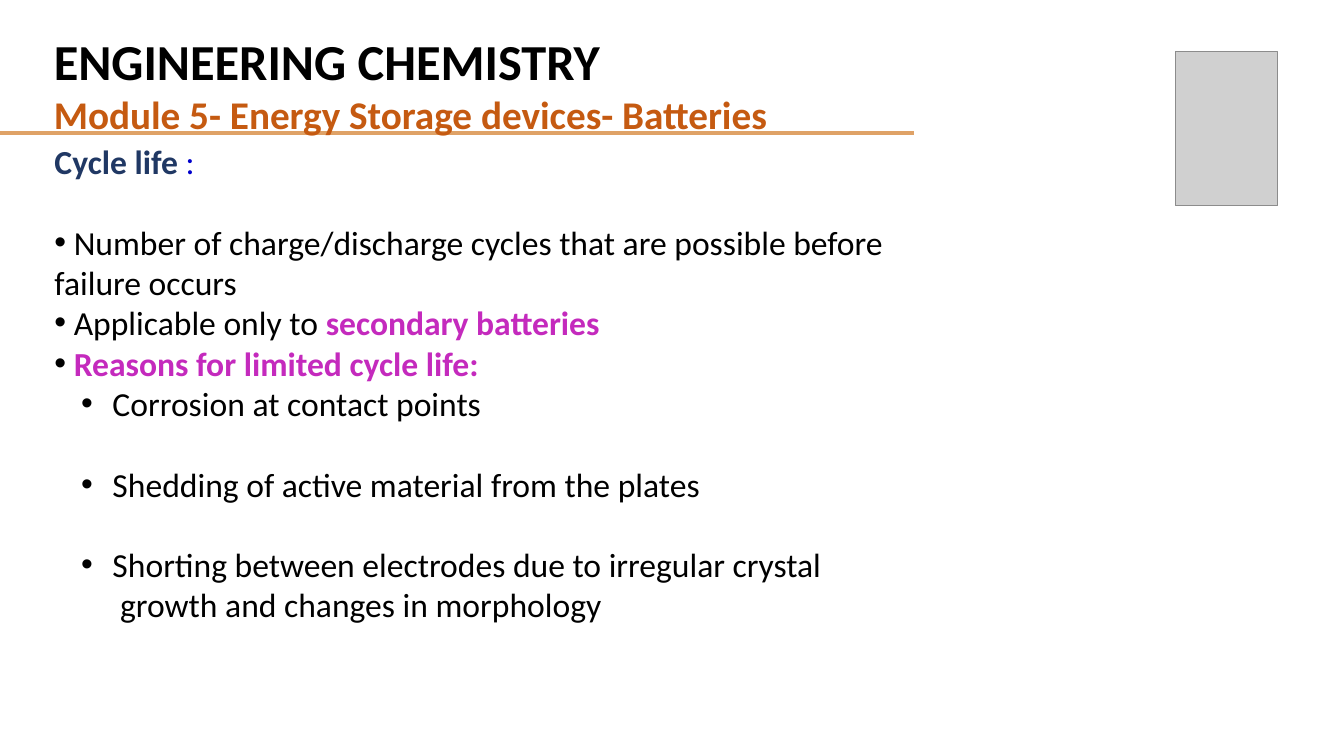
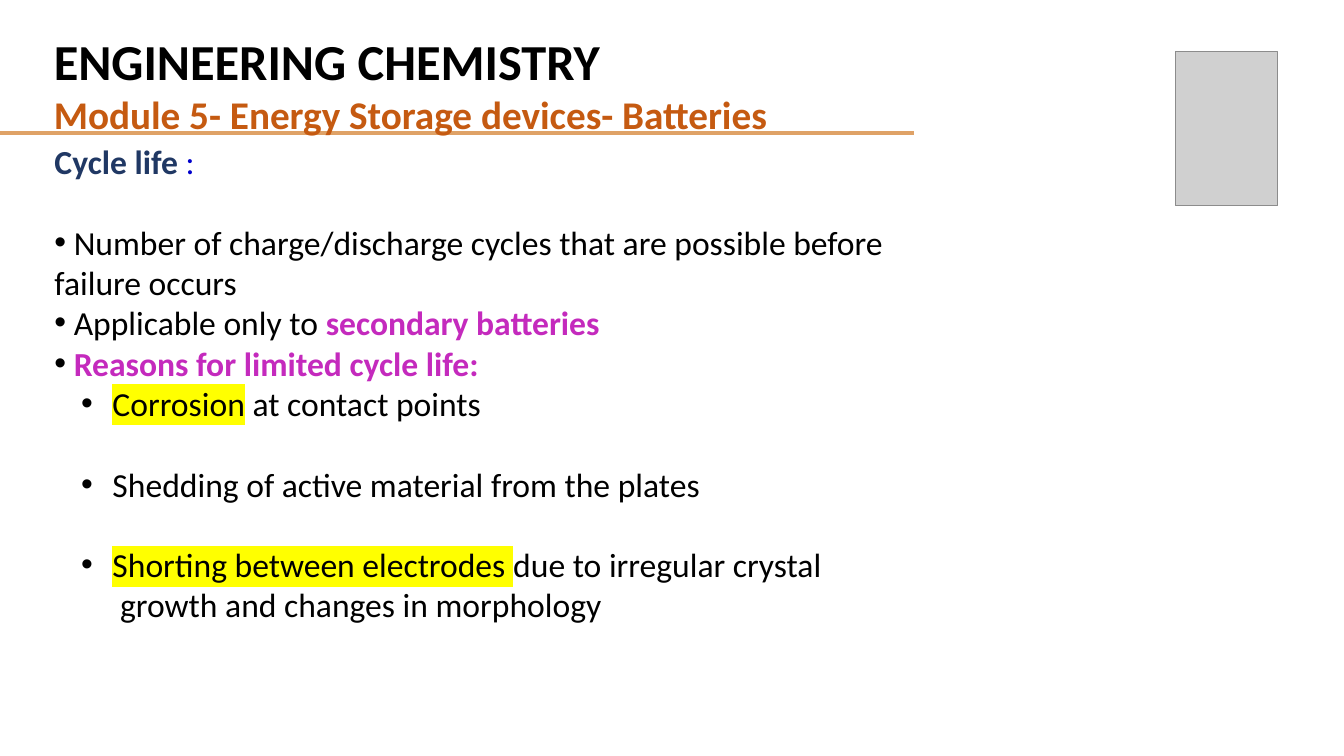
Before and after one commit to neeraj-r-rugi/PESU-FILES, a slide deck: slide 5 of 1st-Sem-Chem-Cycle/Subject_Files/chemistry/Unit 3/Unit 3 class 26 - Battery Characteristics.pptx. Drawn at 1344x756 pixels with LibreOffice and Linux fonts; fonts in the diff are those of the drawing; grey boxes stand for pictures. Boxes give left, top, right and bottom in pixels: in the first picture for what was removed or moved away, otherwise in the second. Text is boxed around its words. In the diff, an @@ line names an element or a change of style, - is before the commit and + after.

```diff
--- a/1st-Sem-Chem-Cycle/Subject_Files/chemistry/Unit 3/Unit 3 class 26 - Battery Characteristics.pptx
+++ b/1st-Sem-Chem-Cycle/Subject_Files/chemistry/Unit 3/Unit 3 class 26 - Battery Characteristics.pptx
@@ text at box(112, 393, 821, 583): highlight none to #FFFF00 in "Corrosion", "Shorting between electrodes" @@
```
Also in this commit, not shown: 1 other slide changed, 54 other files.
